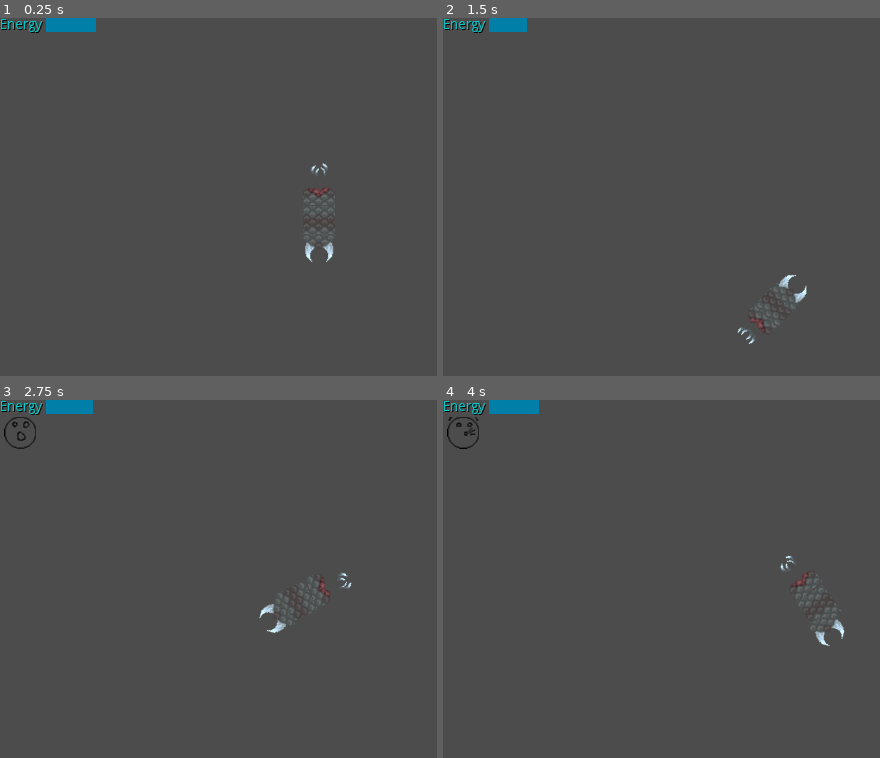
Above: before the commit, frames 1-4 (two rows, left to right).
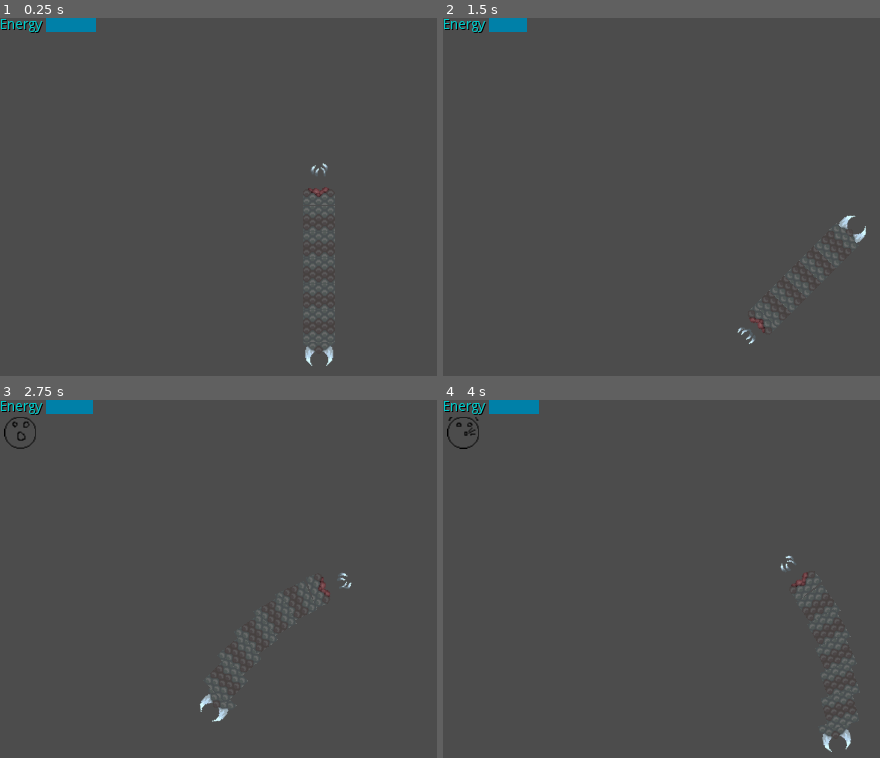
Above: after the commit, the same moments.

Repository: Ridote/LudumDare20180811RunningOutOfSpace
Game: Godot game, scene res://Maps/Map01.tscn
Two runs of this game, one before a commit and one after it. Both use one fixed random seed, a clock stepped at 60 frames per second and the inputs below. The project has no main scene, so this scene is started directly.
Inputs:
- Up to frame 1 (0.25 s): no input
- Up to frame 2 (1.5 s): tap Enter at 0.5 s; hold Right (ui_right) 0.53-1.28 s; hold Down (ui_down) from 1.28 s (still down)
- Up to frame 3 (2.75 s): release Down (ui_down) at 2.03 s; hold Right (ui_right) from 2.03 s (still down)
- Up to frame 4 (4 s): release Right (ui_right) at 2.78 s; hold Up (ui_up) 2.78-3.53 s; tap Space at 3.5 s; hold Left (ui_left) from 3.53 s (still down)

The runs differ from the first frame. In frame 1, 0.5% of the frame differs, in the area x 69-77%, y 59-98%; in frame 2, 0.4%; in frame 3, 0.4%; in frame 4, 0.4%.

Commit message:
Main functionality working

Diff:
--- a/Entities/Player/Head.gd
+++ b/Entities/Player/Head.gd
@@ -15,7 +15,7 @@
 	self.previous = previous
 	self.next = next
 
-func attachNext(next):
+func setNext(next):
 	self.next = next
 
 func updateBody():
--- a/Entities/Player/Player.gd
+++ b/Entities/Player/Player.gd
@@ -1,4 +1,7 @@
 extends Node2D
+
+#External classes
+var bodyPrefab = preload("res://Entities/Player/Body.tscn")
 
 #Control
 var left = false
@@ -25,9 +28,22 @@
 	$Mouth/Mouth/MouthAnimation.get_animation("Mouth").set_loop(true)
 	$Mouth/Mouth/MouthAnimation.play("Mouth")
 	currentEnergy = maxEnergyValue
+	var body1 = bodyPrefab.instance()
+	var body2 = bodyPrefab.instance()
+	var body3 = bodyPrefab.instance()
+	var body4 = bodyPrefab.instance()
 	$Head.setBodies(self, $Mouth, $Body)
-	$Body.setBodies(self, $Head, $Tail)
-	$Tail.setBodies(self, $Body, null)
+	$Body.setBodies(self, $Head, body1)
+	body1.setBodies(self, $Body, body2)
+	body2.setBodies(self, body1, body3)
+	body3.setBodies(self, body2, body4)
+	body4.setBodies(self, body3, $Tail)
+	$Tail.setBodies(self, body4, null)
+
+	self.add_child(body1)
+	self.add_child(body2)
+	self.add_child(body3)
+	self.add_child(body4)
 
 func _physics_process(delta):
 	#Keyboard input update
--- a/Entities/Player/Player.tscn
+++ b/Entities/Player/Player.tscn
@@ -7,7 +7,7 @@
 [ext_resource path="res://Entities/Player/Body.tscn" type="PackedScene" id=5]
 [ext_resource path="res://Entities/Player/Tail.tscn" type="PackedScene" id=6]
 
-[node name="Player" type="Node2D"]
+[node name="Player" type="Node2D" index="0"]
 
 script = ExtResource( 1 )
 _sections_unfolded = [ "Collision" ]
--- a/Maps/Map01.tscn
+++ b/Maps/Map01.tscn
@@ -2,6 +2,6 @@
 
 [ext_resource path="res://Entities/Player/Player.tscn" type="PackedScene" id=1]
 
-[node name="Node2D" type="Node2D" index="0"]
+[node name="Node2D" type="Node2D"]
 
 [node name="Player" parent="." index="0" instance=ExtResource( 1 )]
